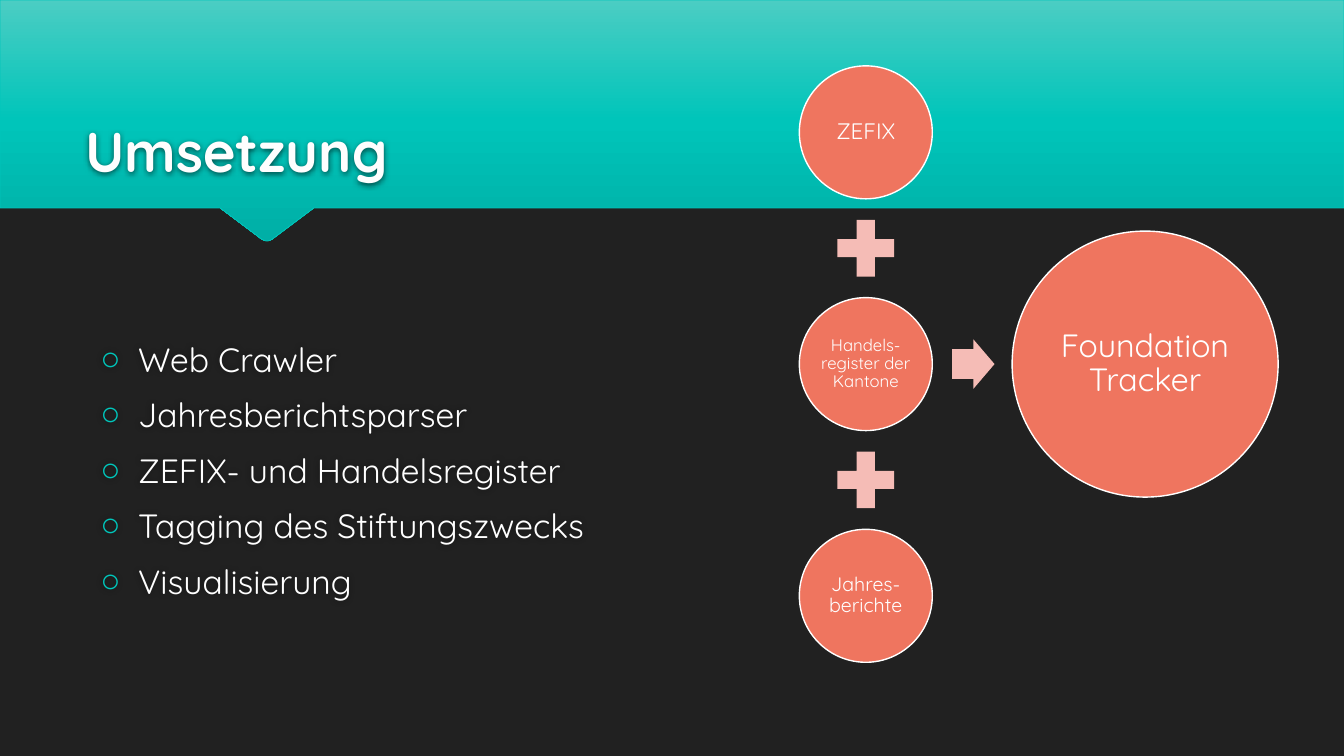
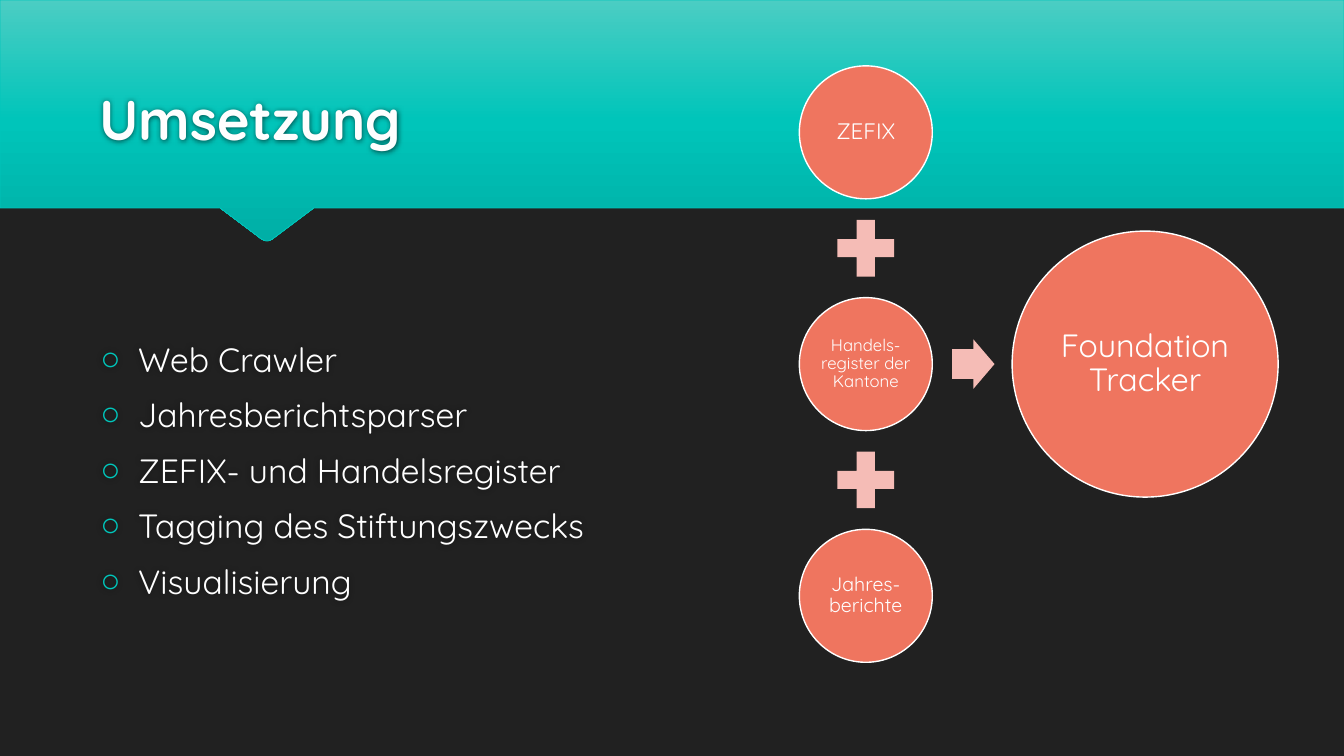
Before and after one commit to benwasd/baernhaeckt18, a slide deck: slide 4 of Foundation Tracker.pptx. Drawn at 1344x756 pixels with LibreOffice and Linux fonts; fonts in the diff are those of the drawing. Boxes give left, top, right and bottom in pixels: in the first picture for what was removed or moved away, otherwise in the second. Text is boxed around its words. In the diff, an @@ line names an element or a change of style, - is before the commit and + after.

```diff
--- a/Foundation Tracker.pptx
+++ b/Foundation Tracker.pptx
@@ title "Umsetzung": place and size @@
-title "Umsetzung" at [86,132,388,187]
+title "Umsetzung" at [99,100,401,154]
```
Also in this commit, not shown: 2 other slides changed, 1 other file.
